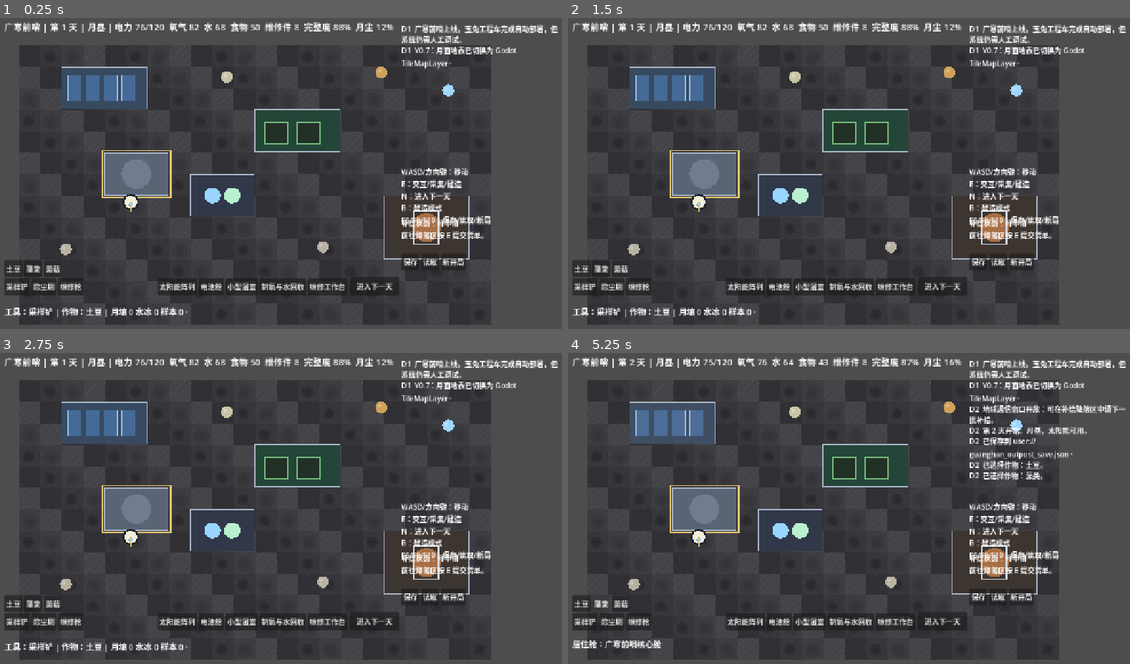
Above: before the commit, frames 1-4 (two rows, left to right).
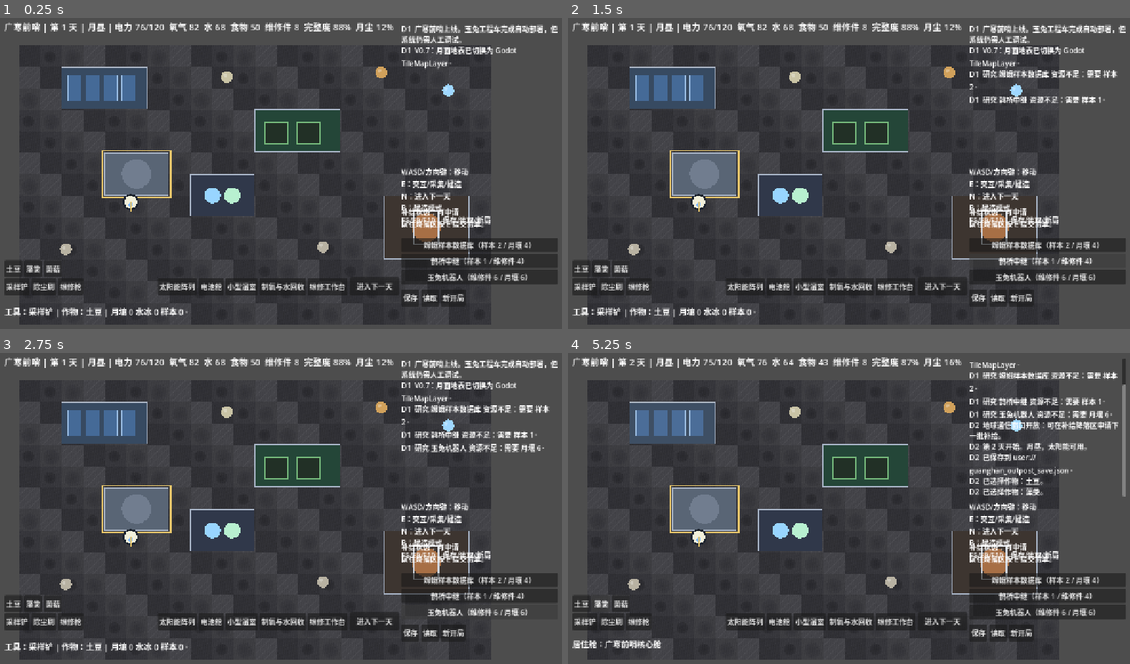
Above: after the commit, the same moments.

Repository: chinnseii/guanghan-outpost
Game: Godot game, scene res://scenes/main.tscn
Same seed, same stepped clock (60 frames per second), same inputs: the game is played once before the commit and once after it.
Inputs (mouse positions are in pixels of both pictures, inside the frame that each line leads up to):
- Up to frame 1 (0.25 s): no input
- Up to frame 2 (1.5 s): click (1045, 245) at 0.5 s, where only the run after the commit has a clickable "嫦娥样本数据库（样本 2 / 月壤 4）"; click (1045, 260) at 1.25 s, where only the run after the commit has a clickable "鹊桥中继（样本 1 / 维修件 4）"
- Up to frame 3 (2.75 s): click (477, 611) at 2 s, where only the run after the commit has a clickable "玉兔机器人（维修件 6 / 月壤 6）"
- Up to frame 4 (5.25 s): click "进入下一天" at 2.75 s; click "保存" at 3.5 s; click "土豆" at 4.25 s; click "藻类" at 5 s

The runs differ from the first frame. In frame 1, 3.2% of the frame differs, in the area x 71-100%, y 61-93%; in frame 2, 3.6%; in frame 3, 3.9%; in frame 4, 8.3%, in the area x 71-100%, y 1-93%.

Commit message:
Add Chinese lunar tech upgrades

Diff:
--- a/scripts/main.gd
+++ b/scripts/main.gd
@@ -25,6 +25,7 @@
 var selected_tool := "sampler"
 var build_mode := false
 var selected_build := ""
+var unlocked_techs: Array[String] = []
 var log_lines: Array[String] = []
 
 var solar_dust := 0.12
@@ -141,6 +142,24 @@
 	},
 }
 
+var tech_defs := {
+	"change_samples": {
+		"name": "嫦娥样本数据库",
+		"cost": {"samples": 2.0, "regolith": 4.0},
+		"desc": "样本分析与月壤农业参数库：采样收益提高，作物收获额外 +15%。",
+	},
+	"queqiao_relay": {
+		"name": "鹊桥中继",
+		"cost": {"samples": 1.0, "parts": 4.0},
+		"desc": "通信链路升级：补给运输缩短 1 天，并降低发射延迟概率。",
+	},
+	"yutu_robot": {
+		"name": "玉兔机器人",
+		"cost": {"parts": 6.0, "regolith": 6.0},
+		"desc": "自动巡视：每天少量采样，并缓慢清理太阳能板月尘。",
+	},
+}
+
 var modules: Array[Dictionary] = []
 var collectables: Array[Dictionary] = []
 var moon_tile_map: TileMapLayer
@@ -192,6 +211,7 @@
 	selected_tool = "sampler"
 	build_mode = false
 	selected_build = ""
+	unlocked_techs.clear()
 	solar_dust = 0.12
 	oxygen_wear = 0.08
 	next_module_uid = 1
@@ -544,6 +564,33 @@
 	add_log("已切换工具：%s。" % tool_defs[tool_name]["name"])
 	_update_ui()
 
+func _research_tech(tech_id: String) -> void:
+	if _has_tech(tech_id):
+		add_log("%s 已经解锁。" % tech_defs[tech_id]["name"])
+		return
+	var tech: Dictionary = tech_defs[tech_id]
+	var cost: Dictionary = tech["cost"]
+	for key: String in cost.keys():
+		if resources.get(key, 0.0) < float(cost[key]):
+			add_log("研究 %s 资源不足：需要 %s %.0f。" % [tech["name"], resource_names.get(key, key), float(cost[key])])
+			return
+	for key: String in cost.keys():
+		resources[key] -= float(cost[key])
+	unlocked_techs.append(tech_id)
+	add_log("科技解锁：%s。%s" % [tech["name"], tech["desc"]])
+	_update_ui()
+
+func _has_tech(tech_id: String) -> bool:
+	return unlocked_techs.has(tech_id)
+
+func _process_tech_daily_effects() -> void:
+	if _has_tech("yutu_robot"):
+		solar_dust = max(0.0, solar_dust - 0.04)
+		resources["regolith"] += 0.35
+		if day % 3 == 0:
+			resources["samples"] += 0.5
+			add_log("玉兔机器人完成巡视：科研样本 +0.5。")
+
 func _try_build_selected() -> void:
 	var cell: Vector2i = _player_build_cell()
 	if not _can_place(selected_build, cell):
@@ -600,6 +647,8 @@
 		add_log("需要先选择采样铲。")
 		return
 	var amount: float = item["amount"]
+	if _has_tech("change_samples"):
+		amount += 1.0
 	match String(item["type"]):
 		"regolith":
 			resources["regolith"] += amount
@@ -643,6 +692,7 @@
 		add_log("警报：%d 个舱段漏气，氧气正在流失。" % leaking_count)
 	if counts["workshop"] > 0:
 		resources["parts"] = min(99.0, resources["parts"] + 0.25 * float(counts["workshop"]))
+	_process_tech_daily_effects()
 	solar_dust = min(0.65, solar_dust + randf_range(0.02, 0.06))
 	oxygen_wear = min(0.45, oxygen_wear + randf_range(0.01, 0.04))
 	_process_crop_day()
@@ -663,8 +713,11 @@
 		var crop_def: Dictionary = crop_defs[module["crop"]]
 		resources["oxygen"] += crop_def["oxygen"] if not is_moon_night else crop_def["oxygen"] * 0.35
 		if module["age"] >= crop_def["days"]:
-			resources["food"] += crop_def["food"]
-			add_log("%s 成熟收获：食物 +%d。" % [crop_def["name"], int(crop_def["food"])])
+			var food_gain: float = crop_def["food"]
+			if _has_tech("change_samples"):
+				food_gain *= 1.15
+			resources["food"] += food_gain
+			add_log("%s 成熟收获：食物 +%d。" % [crop_def["name"], int(food_gain)])
 			module["crop"] = ""
 			module["age"] = 0
 
@@ -696,7 +749,10 @@
 		return
 	var def: Dictionary = supply_defs[kind]
 	var delay: int = supply_travel_days
-	if randf() < 0.15:
+	if _has_tech("queqiao_relay"):
+		delay = max(1, delay - 1)
+	var delay_chance: float = 0.06 if _has_tech("queqiao_relay") else 0.15
+	if randf() < delay_chance:
 		delay += 1
 		add_log("地面发射排程拥堵，本批补给延迟 1 天。")
 	supply_order = {
@@ -748,6 +804,7 @@
 		"selected_tool": selected_tool,
 		"build_mode": build_mode,
 		"selected_build": selected_build,
+		"unlocked_techs": unlocked_techs,
 		"solar_dust": solar_dust,
 		"oxygen_wear": oxygen_wear,
 		"next_module_uid": next_module_uid,
@@ -802,6 +859,10 @@
 	selected_tool = String(data.get("selected_tool", "sampler"))
 	build_mode = bool(data.get("build_mode", false))
 	selected_build = String(data.get("selected_build", ""))
+	unlocked_techs.clear()
+	var saved_techs: Array = data.get("unlocked_techs", [])
+	for tech_id in saved_techs:
+		unlocked_techs.append(String(tech_id))
 	solar_dust = float(data.get("solar_dust", 0.12))
 	oxygen_wear = float(data.get("oxygen_wear", 0.08))
 	next_module_uid = int(data.get("next_module_uid", 1))
@@ -1038,16 +1099,27 @@
 	var controls := Label.new()
 	controls.name = "Controls"
 	controls.position = Vector2(905, 340)
-	controls.size = Vector2(350, 120)
+	controls.size = Vector2(350, 86)
 	controls.text = "WASD/方向键：移动\nE：交互/采集/建造\nN：进入下一天\nB：建造模式\nF5/F9/F10：保存/读取/新局"
 	root.add_child(controls)
 
 	var supply_status := Label.new()
 	supply_status.name = "SupplyStatus"
-	supply_status.position = Vector2(905, 455)
-	supply_status.size = Vector2(350, 74)
+	supply_status.position = Vector2(905, 430)
+	supply_status.size = Vector2(350, 70)
 	supply_status.add_theme_font_size_override("font_size", 16)
 	root.add_child(supply_status)
+
+	var tech_panel := VBoxContainer.new()
+	tech_panel.name = "TechPanel"
+	tech_panel.position = Vector2(905, 500)
+	tech_panel.size = Vector2(350, 110)
+	root.add_child(tech_panel)
+	for tech_id: String in ["change_samples", "queqiao_relay", "yutu_robot"]:
+		var button := Button.new()
+		button.text = _tech_button_text(tech_id)
+		button.pressed.connect(_research_tech.bind(tech_id))
+		tech_panel.add_child(button)
 
 	var crop_panel := HBoxContainer.new()
 	crop_panel.name = "CropPanel"
@@ -1118,7 +1190,7 @@
 
 	var save_panel := HBoxContainer.new()
 	save_panel.name = "SavePanel"
-	save_panel.position = Vector2(905, 535)
+	save_panel.position = Vector2(905, 615)
 	save_panel.size = Vector2(330, 38)
 	root.add_child(save_panel)
 	var save_button := Button.new()
@@ -1150,6 +1222,7 @@
 		resources["parts"], resources["integrity"], int(solar_dust * 100)
 	]
 	$UI/Root/SupplyStatus.text = _supply_status_text()
+	_update_tech_buttons()
 	var hint := "工具：%s | 作物：%s | 月壤 %.0f 水冰 %.0f 样本 %.0f。" % [
 		tool_defs[selected_tool]["name"], crop_defs[selected_crop]["name"],
 		resources["regolith"], resources["ice"], resources["samples"]
@@ -1170,6 +1243,26 @@
 	$UI/Root/Hint.text = hint
 	$UI/Root/Log.text = _join_strings(log_lines, "\n")
 
+func _update_tech_buttons() -> void:
+	if not has_node("UI/Root/TechPanel"):
+		return
+	var tech_ids := ["change_samples", "queqiao_relay", "yutu_robot"]
+	var buttons := $UI/Root/TechPanel.get_children()
+	for i in range(min(tech_ids.size(), buttons.size())):
+		var button: Button = buttons[i]
+		button.text = _tech_button_text(tech_ids[i])
+		button.disabled = _has_tech(tech_ids[i])
+
+func _tech_button_text(tech_id: String) -> String:
+	var tech: Dictionary = tech_defs[tech_id]
+	if _has_tech(tech_id):
+		return "%s 已解锁" % tech["name"]
+	var cost: Dictionary = tech["cost"]
+	var parts: Array[String] = []
+	for key: String in cost.keys():
+		parts.append("%s %.0f" % [resource_names.get(key, key), float(cost[key])])
+	return "%s（%s）" % [tech["name"], _join_strings(parts, " / ")]
+
 func _supply_status_text() -> String:
 	if supply_waiting:
 		return "补给状态：%s 已抵达\n前往降落区按 E 接收。" % supply_order.get("name", "补给舱")
Not shown, changed: ITERATION_PLAN.md
Not shown, changed: README.md
